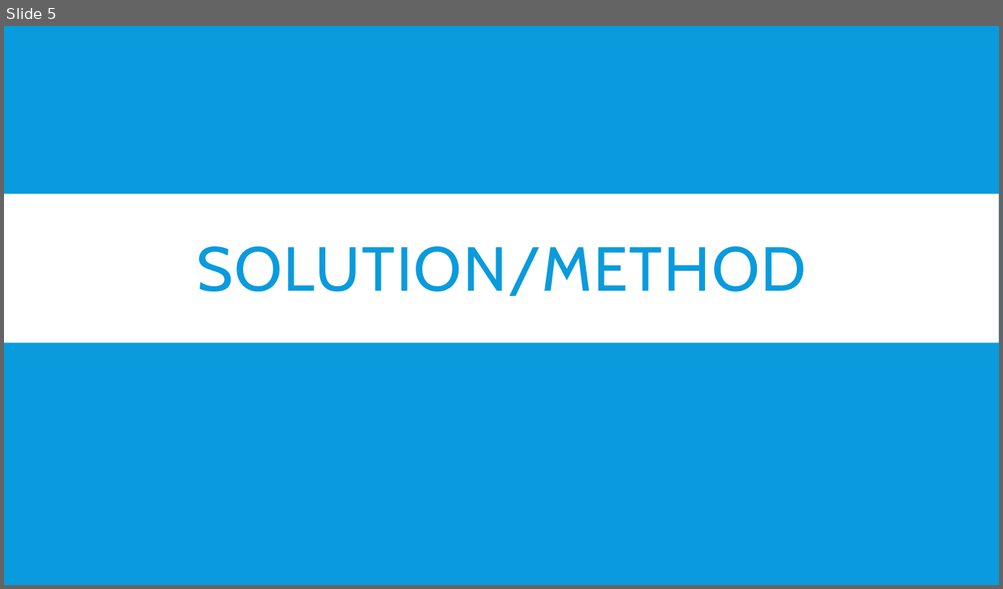
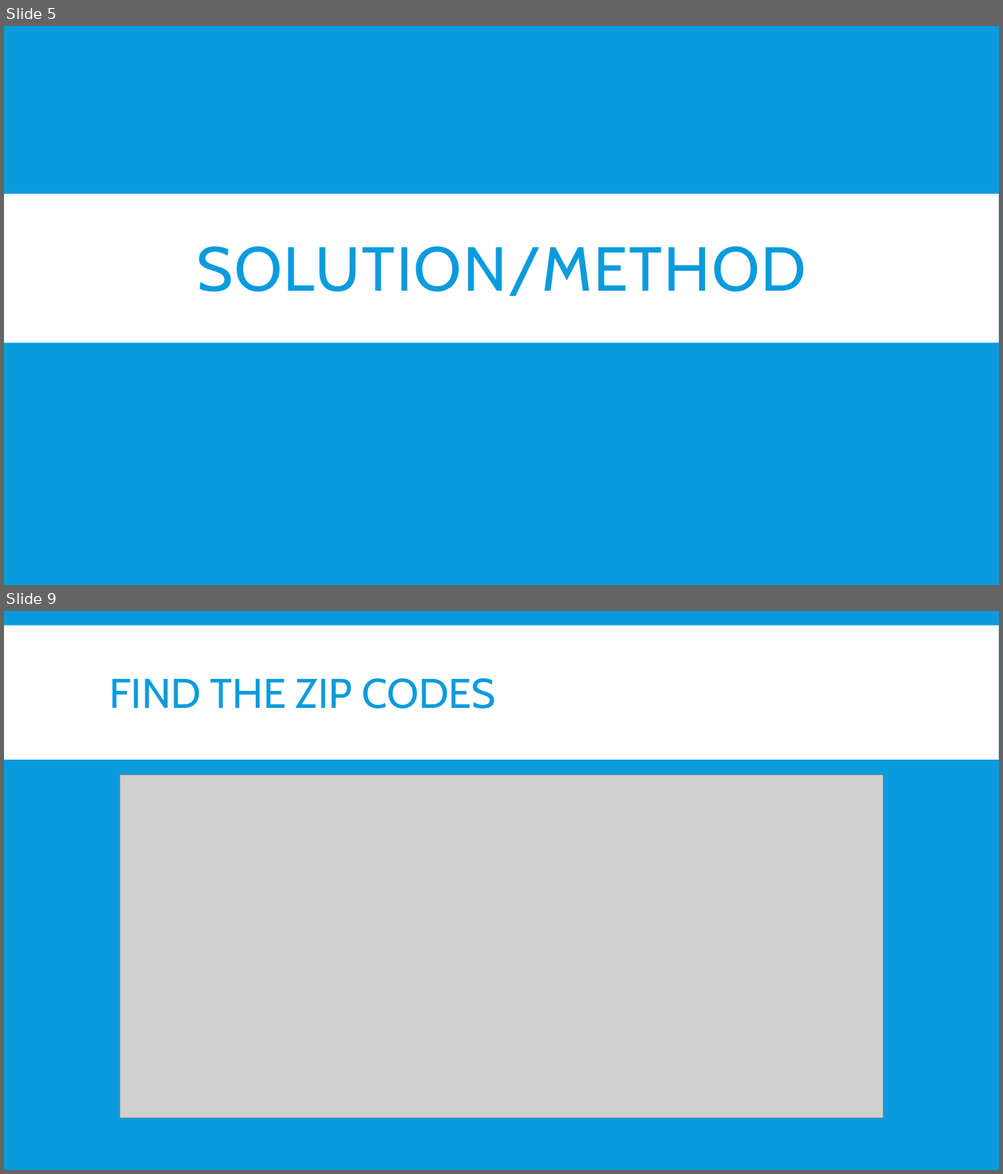
Before and after one commit to mitresh95/ImpactOfCrimeOnHousing, a slide deck: Presentation.pptx. Shown one above the other, each under a label of ours: slide 5 before the commit, slides 5 and 9 after it; the slides between them are not shown. The pictures are 1003x589 and 1003x1174 pixels, drawn with LibreOffice and Linux fonts; fonts in the diff are those of the drawing; grey boxes stand for pictures. Boxes give left, top, right and bottom in pixels: in the first picture for what was removed or moved away, otherwise in the second. Text is boxed around its words. In the diff, an @@ line names an element or a change of style, - is before the commit and + after.

```diff
--- a/Presentation.pptx
+++ b/Presentation.pptx
@@ slide 9 added at (4, 611, 999, 1170), background #099BDD @@
@@ rectangle added at (4, 625, 999, 760), fill #FFFFFF @@
@@ title added at (110, 678, 496, 709), 40 pt, text #099BDD @@
+FIND THE ZIP CODES
@@ picture added at (119, 775, 882, 1119) @@
```
Also in this commit, not shown: 10 other slides added.
